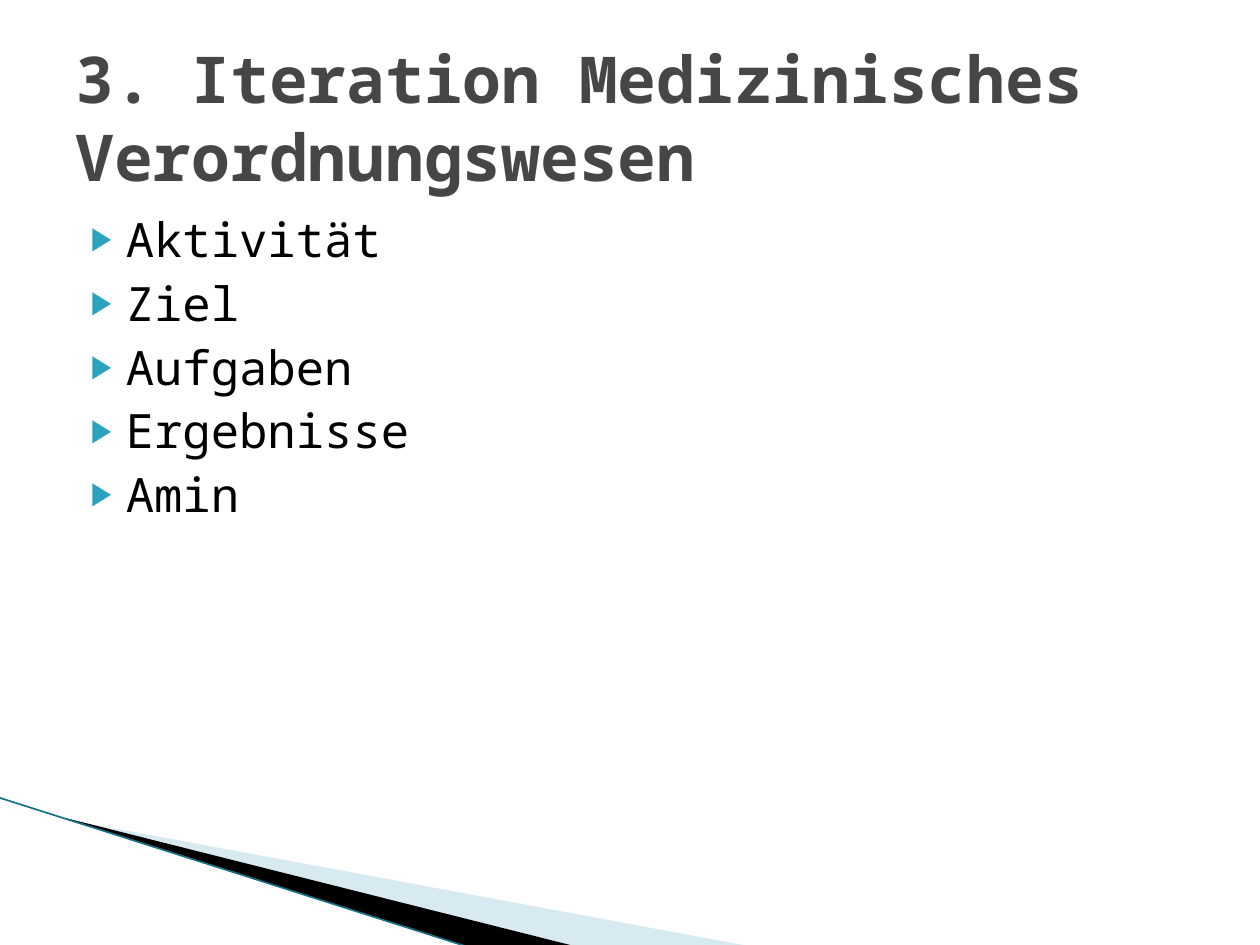
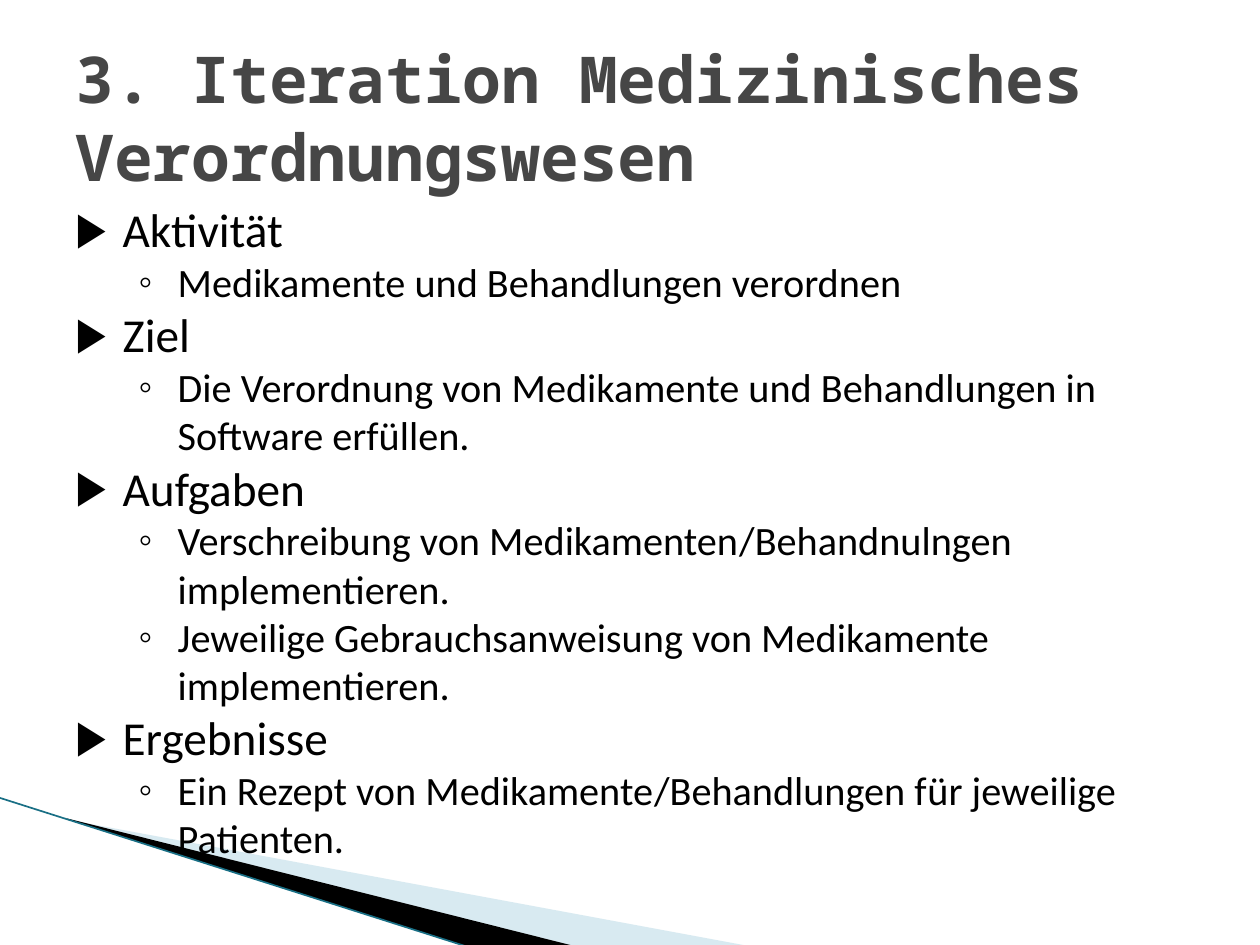
Before and after one commit to MarwinPhilips/ch.bfh.btx8081.w2015.schwarz, a slide deck: slide 13 of Documents/Task 1/Task 1 Introduction to the MHC-PMS, First.pptx. Drawn at 1260x945 pixels with LibreOffice and Linux fonts; fonts in the diff are those of the drawing; background and template pictures are left out. Boxes give left, top, right and bottom in pixels: in the first picture for what was removed or moved away, otherwise in the second. Text is boxed around its words. In the diff, an @@ line names an element or a change of style, - is before the commit and + after.

Commit message:
Modification for Iteration 3 "Medizinisches Verordnungswesen"

```diff
--- a/Documents/Task 1/Task 1 Introduction to the MHC-PMS, First.pptx
+++ b/Documents/Task 1/Task 1 Introduction to the MHC-PMS, First.pptx
@@ text "Aktivität": place and size @@
-text "Aktivität" at (126,221,409,512)
+text "Aktivität" at (123,214,1116,864)
@@ text at (123,214,328,763): font Noto Sans Mono to Calibri in "Aktivität", "Ziel", "Aufgaben", "Ergebnisse"; indent changed; less space between paragraphs @@
@@ text at (178,269,901,304): paragraph added @@
+  ◦ Medikamente und Behandlungen verordnen
@@ text at (178,374,1096,451): paragraph added @@
+  ◦ Die Verordnung von Medikamente und Behandlungen in Software erfüllen.
@@ text at (178,527,1011,707): paragraphs added @@
+  ◦ Verschreibung von Medikamenten/Behandnulngen implementieren.
+  ◦ Jeweilige Gebrauchsanweisung von Medikamente implementieren.
@@ text at (178,777,1116,864): text changed; size 27 to 23 pt; font Noto Sans Mono to Calibri @@
-▶ Amin
+  ◦ Ein Rezept von Medikamente/Behandlungen für jeweilige Patienten.
```
